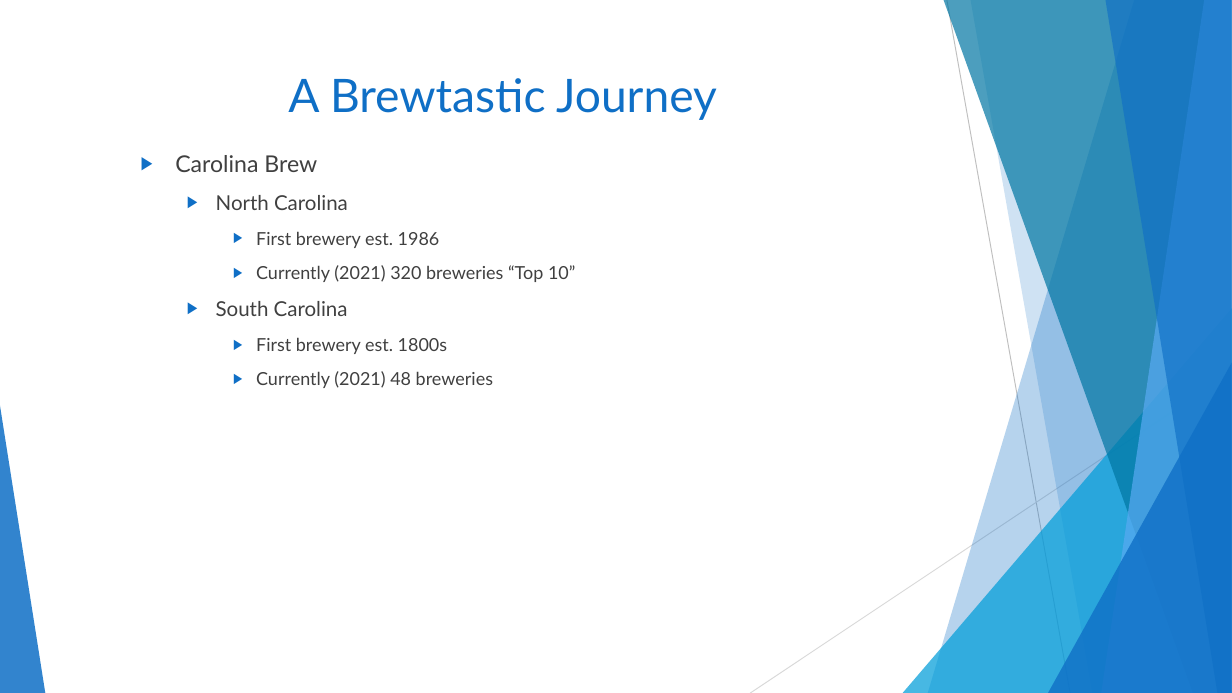
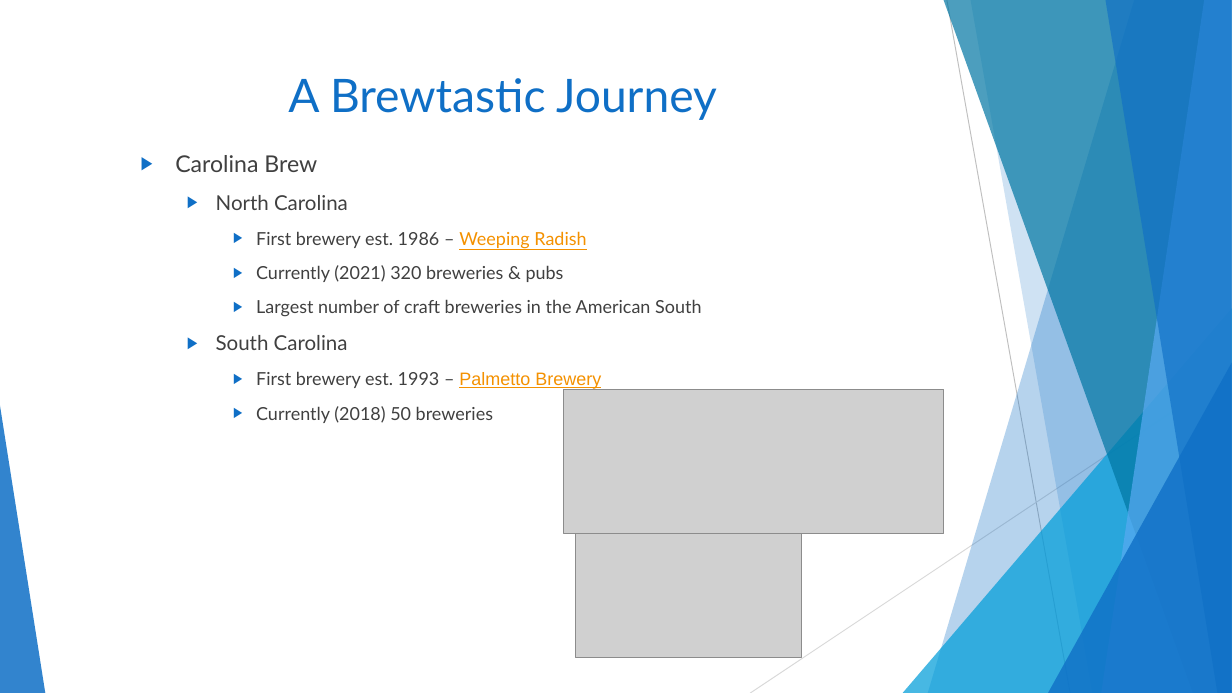
Before and after one commit to melindaeudy/ETL-Project, a slide deck: slide 3 of Carolina Brew Presentation.pptx. Drawn at 1232x693 pixels with LibreOffice and Linux fonts; fonts in the diff are those of the drawing; grey boxes stand for pictures. Boxes give left, top, right and bottom in pixels: in the first picture for what was removed or moved away, otherwise in the second. Text is boxed around its words. In the diff, an @@ line names an element or a change of style, - is before the commit and + after.

Commit message:
slide update

```diff
--- a/Carolina Brew Presentation.pptx
+++ b/Carolina Brew Presentation.pptx
@@ text at bbox=[256, 231, 701, 317]: text changed @@
-    ▶ First brewery est. 1986
-    ▶ Currently (2021) 320 breweries “Top 10”
+    ▶ First brewery est. 1986 – Weeping Radish
+    ▶ Currently (2021) 320 breweries & pubs
+    ▶ Largest number of craft breweries in the American South
@@ text at bbox=[256, 371, 601, 423]: text changed @@
-    ▶ First brewery est. 1800s
-    ▶ Currently (2021) 48 breweries
+    ▶ First brewery est. 1993 – Palmetto Brewery
+    ▶ Currently (2018) 50 breweries
@@ picture added at bbox=[564, 389, 944, 533] @@
@@ picture added at bbox=[576, 479, 801, 658] @@
```
Also in this commit, not shown: 1 other slide changed.
